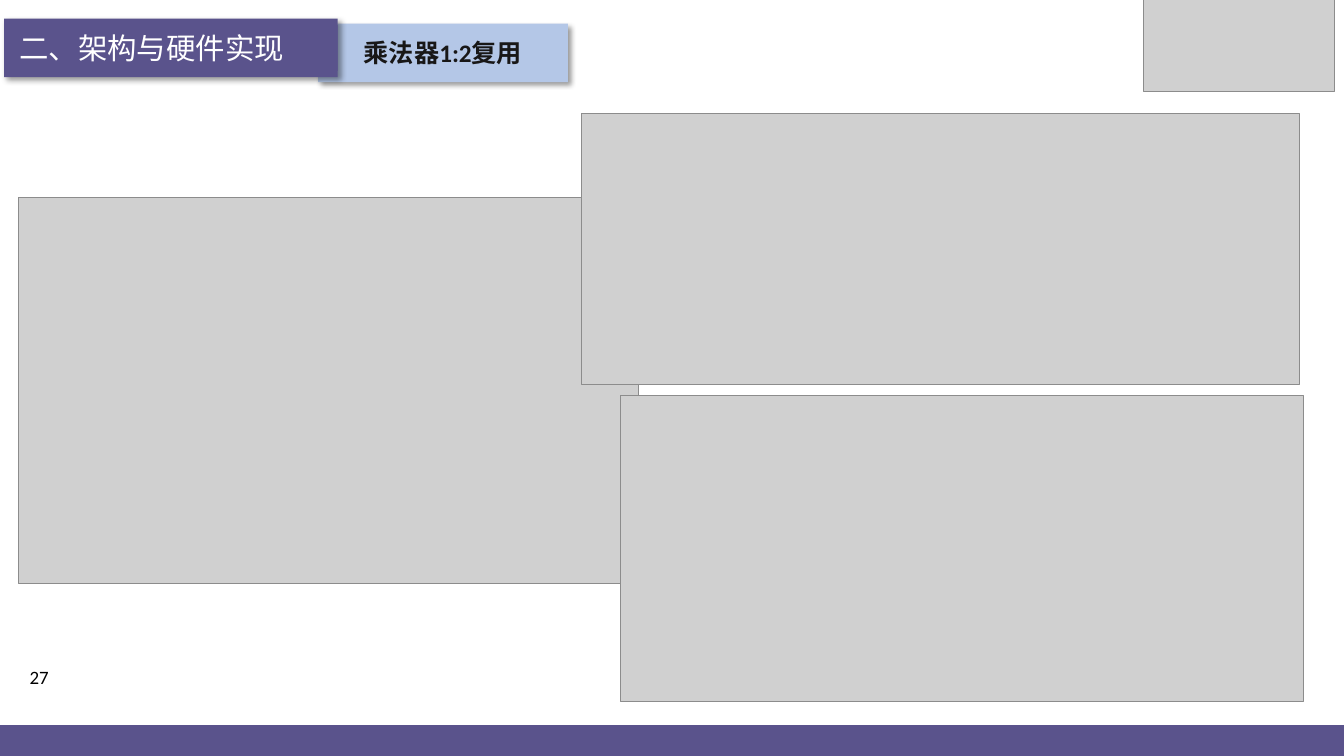
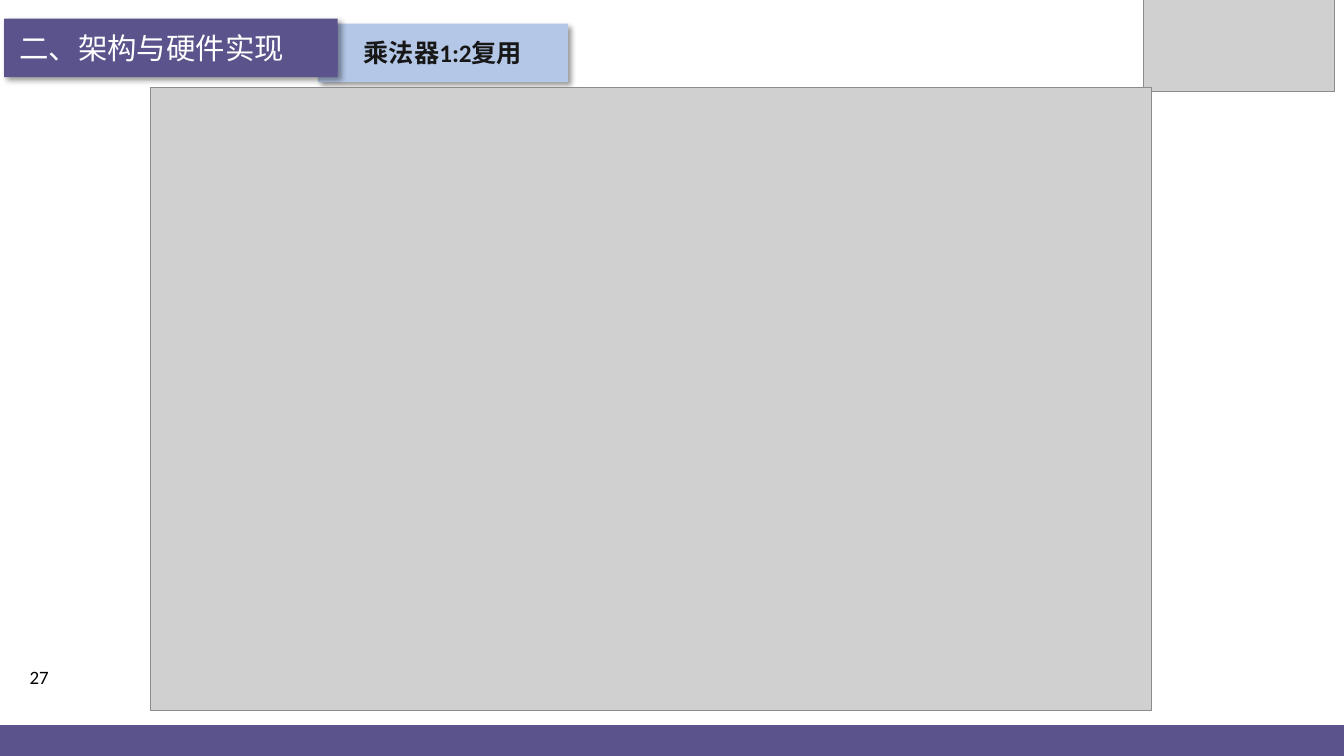
Before and after one commit to jjyy-Huang/LoG-UTE-RAISR-Doc, a slide deck: slide 27 of presentation/PPT.pptx. Drawn at 1344x756 pixels with LibreOffice and Linux fonts; fonts in the diff are those of the drawing; grey boxes stand for pictures; background and template pictures are left out. Boxes give left, top, right and bottom in pixels: in the first picture for what was removed or moved away, otherwise in the second. Text is boxed around its words. In the diff, an @@ line names an element or a change of style, - is before the commit and + after.

```diff
--- a/presentation/PPT.pptx
+++ b/presentation/PPT.pptx
@@ picture resized from (x1=18, y1=197, x2=639, y2=583) to (x1=150, y1=88, x2=1151, y2=711) @@
@@ picture removed at (x1=582, y1=113, x2=1300, y2=384) @@
@@ picture removed at (x1=620, y1=396, x2=1304, y2=702) @@
```
Also in this commit, not shown: 20 other slides changed, 5 slides added, 58 other files.
